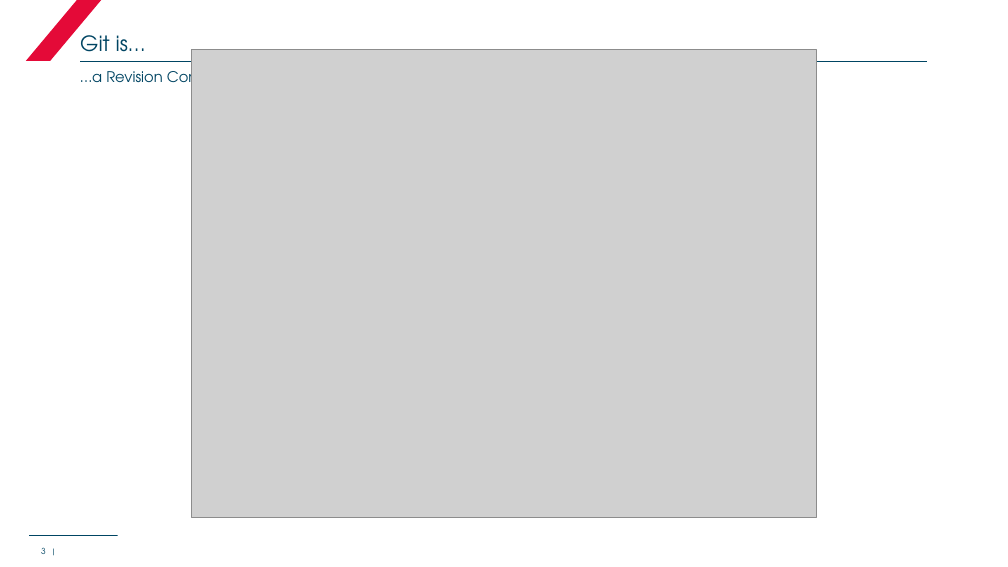
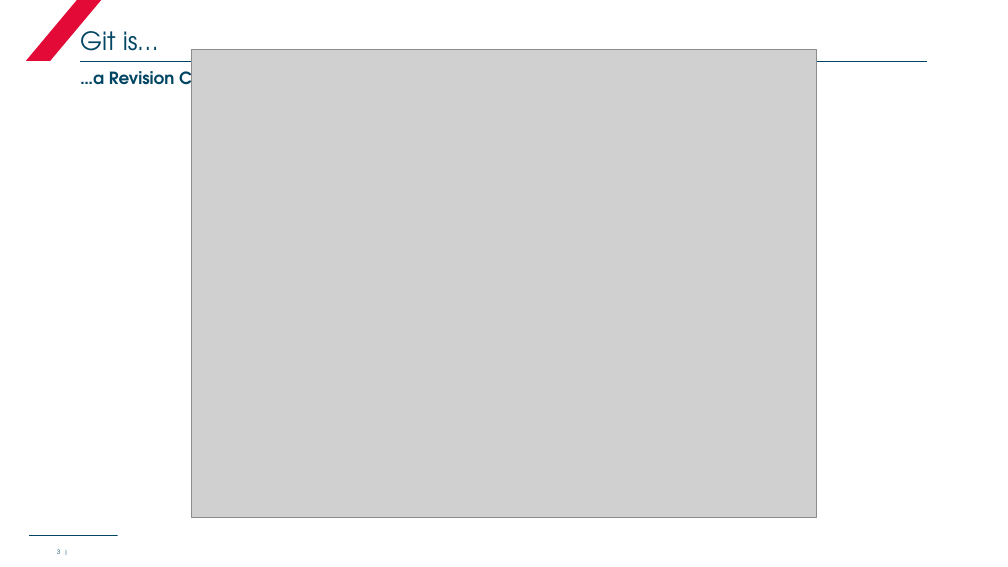
Before and after one commit to kmahmou/passion, a slide deck: slide 3 of docs/ppt/git_module_02.pptx. Drawn at 1008x567 pixels with LibreOffice and Linux fonts; fonts in the diff are those of the drawing; grey boxes stand for pictures; background and template pictures are left out. Boxes give left, top, right and bottom in pixels: in the first picture for what was removed or moved away, otherwise in the second. Text is boxed around its words. In the diff, an @@ line names an element or a change of style, - is before the commit and + after.

Commit message:
style: rework ppt rework slides font & styles

```diff
--- a/docs/ppt/git_module_02.pptx
+++ b/docs/ppt/git_module_02.pptx
@@ title "Git is…" at (80, 24, 158, 62): size 20 to 24 pt @@
@@ text "…a Revision Control System" at (80, 65, 238, 92): size 14 to 16 pt, bold on; indent changed @@
@@ page number removed at (41, 547, 46, 554) @@
-3 |
@@ page number added at (57, 549, 60, 554), 6 pt, text #004563 @@
+3 |
```
Also in this commit, not shown: 2 other slides changed, 1 other file.
